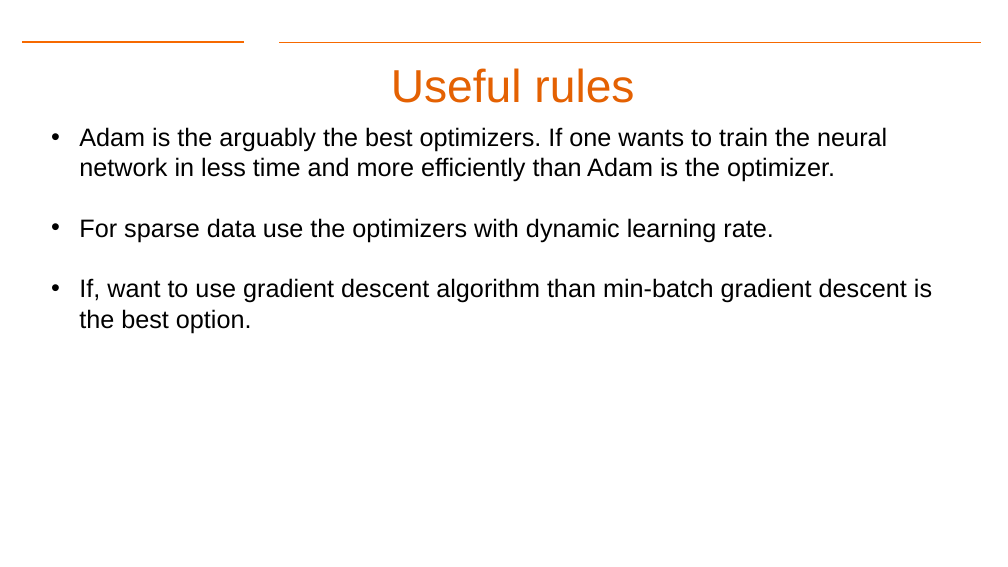
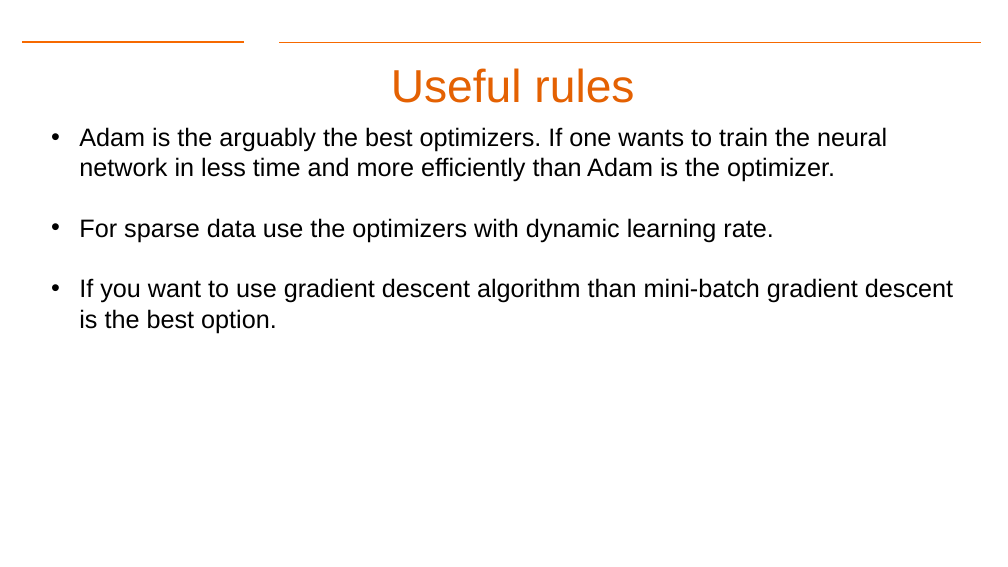
Before and after one commit to gk5951/RIT-DSCI-633-FDS, a slide deck: slide 32 of Syllabus/Lecture19/Lec19DNN2.pptx (slide 31 before the commit). Drawn at 1008x567 pixels with LibreOffice and Linux fonts; fonts in the diff are those of the drawing; background and template pictures are left out. Boxes give left, top, right and bottom in pixels: in the first picture for what was removed or moved away, otherwise in the second. Text is boxed around its words. In the diff, an @@ line names an element or a change of style, - is before the commit and + after.

```diff
--- a/Syllabus/Lecture19/Lec19DNN2.pptx
+++ b/Syllabus/Lecture19/Lec19DNN2.pptx
@@ text at (79, 278, 953, 333): text changed @@
-• If, want to use gradient descent algorithm than min-batch gradient descent is the best option.
+• If you want to use gradient descent algorithm than mini-batch gradient descent is the best option.
```
Also in this commit, not shown: 2 other slides changed, 1 slide added.
